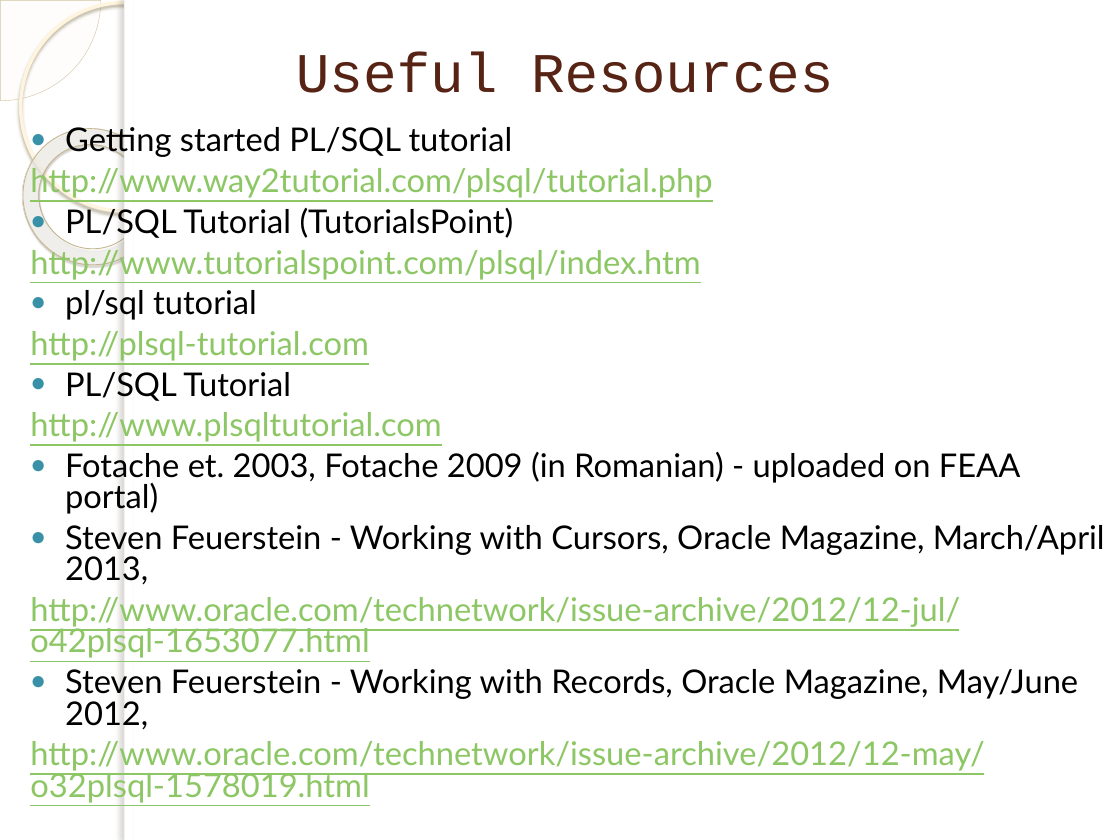
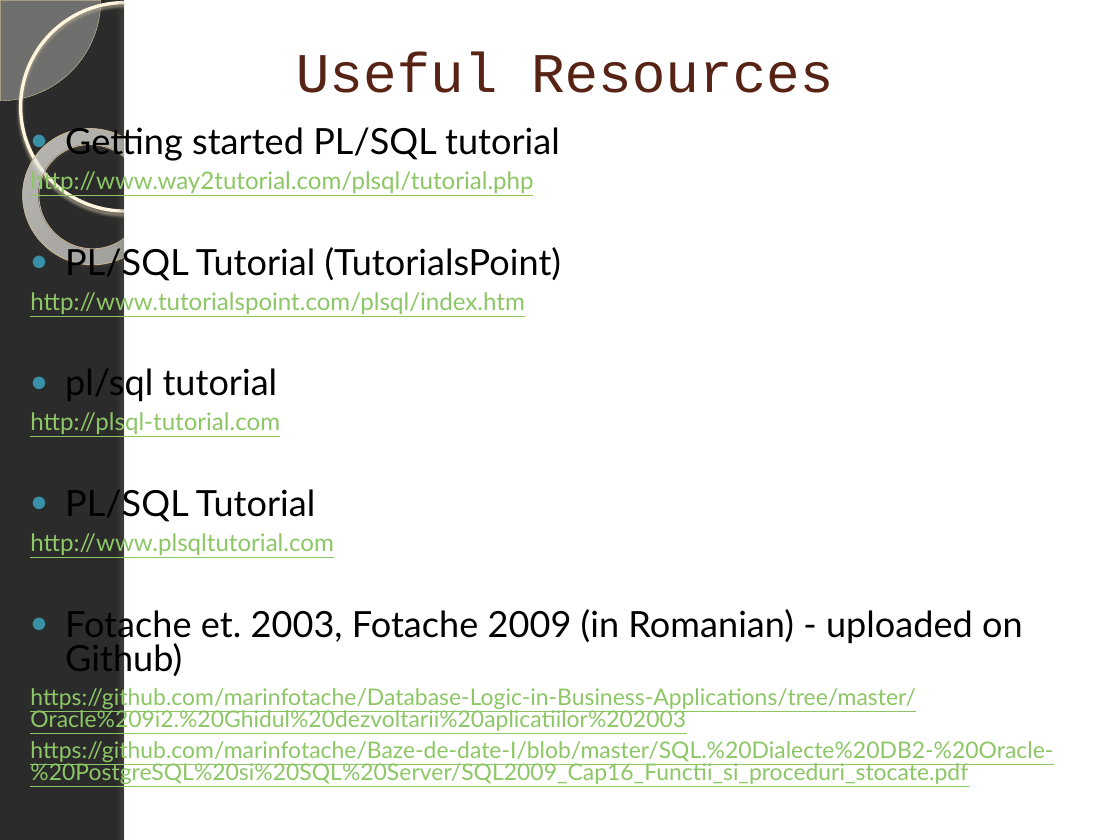
Before and after one commit to marinfotache/Database-Logic-in-Business-Applications, a slide deck: slide 19 of 02_Basics of PL SQL/02-02_en_Procedures_functions_SELECT_exceptions_cursors.pptx. Drawn at 1120x840 pixels with LibreOffice and Linux fonts; fonts in the diff are those of the drawing; background and template pictures are left out; a plain dark background stands for a picture behind light text. Boxes give left, top, right and bottom in pixels: in the first picture for what was removed or moved away, otherwise in the second. Text is boxed around its words. In the diff, an @@ line names an element or a change of style, - is before the commit and + after.

```diff
--- a/02_Basics of PL SQL/02-02_en_Procedures_functions_SELECT_exceptions_cursors.pptx
+++ b/02_Basics of PL SQL/02-02_en_Procedures_functions_SELECT_exceptions_cursors.pptx
@@ text at (30, 123, 562, 556): size 21 to 23.2 pt in "Getting started PL/SQL tutorial", "PL/SQL Tutorial (TutorialsPoint)", "pl/sql tutorial", "PL/SQL Tutorial"; size 21 to 15.5 pt in "http://www.way2tutorial.com/plsql/tutorial.php", "http://www.tutorialspoint.com/plsql/index.htm", "http://plsql-tutorial.com", "http://www.plsqltutorial.com" @@
@@ text at (30, 605, 1053, 785): text changed; size 21 to 14.7 pt; text colour #000000 to #8DC765 @@
-● Fotache et. 2003, Fotache 2009 (in Romanian) - uploaded on FEAA portal)
-● Steven Feuerstein - Working with Cursors, Oracle Magazine, March/April 2013,
-http://www.oracle.com/technetwork/issue-archive/2012/12-jul/o42plsql-1653077.html
-● Steven Feuerstein - Working with Records, Oracle Magazine, May/June 2012,
-http://www.oracle.com/technetwork/issue-archive/2012/12-may/o32plsql-1578019.html
+● Fotache et. 2003, Fotache 2009 (in Romanian) - uploaded on Github)
+https://github.com/marinfotache/Database-Logic-in-Business-Applications/tree/master/Oracle%209i2.%20Ghidul%20dezvoltarii%20aplicatiilor%202003
+https://github.com/marinfotache/Baze-de-date-I/blob/master/SQL.%20Dialecte%20DB2-%20Oracle-%20PostgreSQL%20si%20SQL%20Server/SQL2009_Cap16_Functii_si_proceduri_stocate.pdf
```
Also in this commit, not shown: 1 other slide changed.
